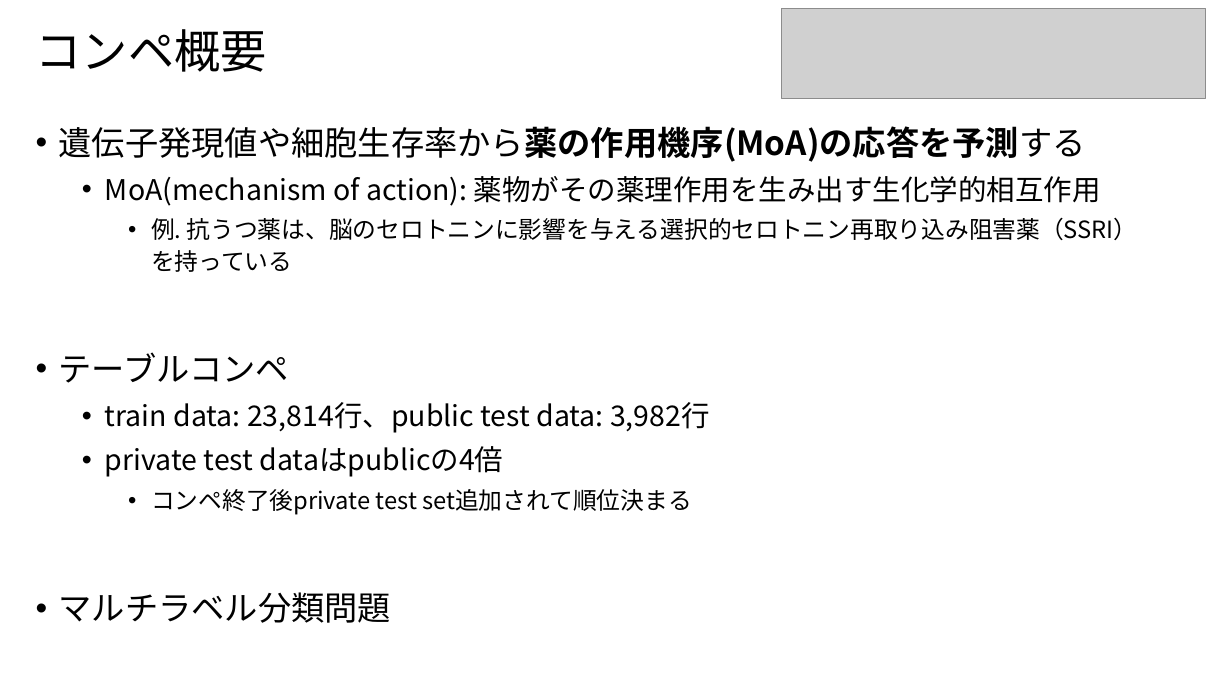
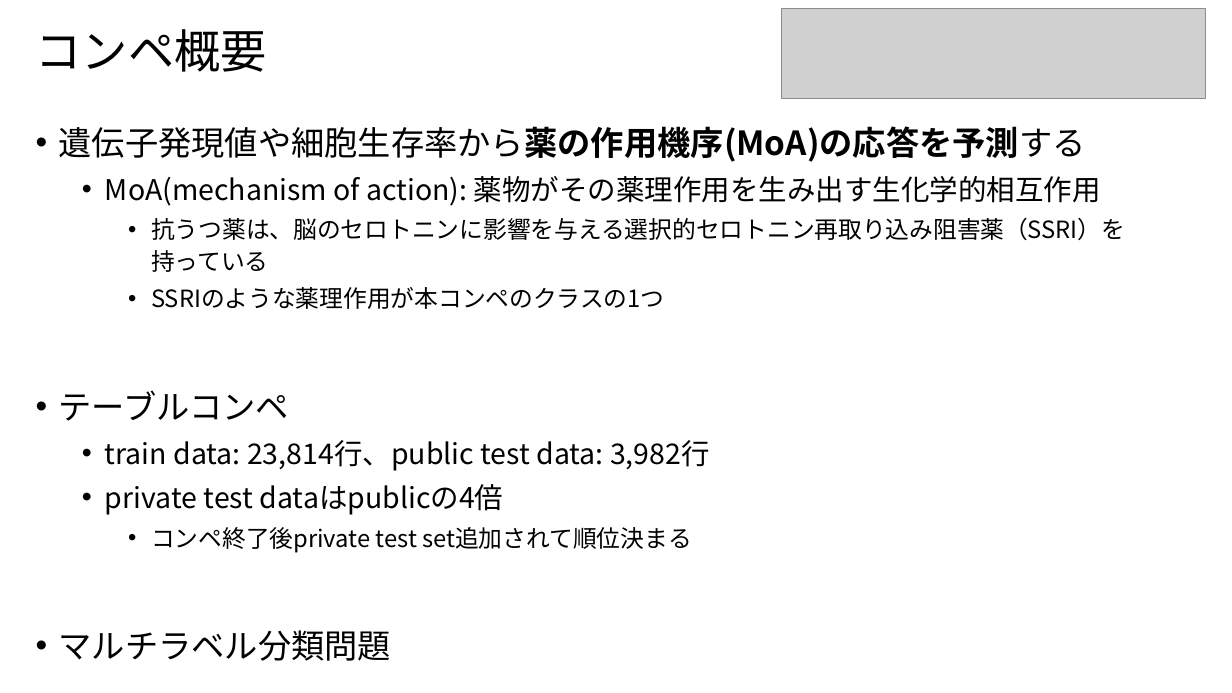
Before and after one commit to riron1206/kaggle_MoA, a slide deck: slide 2 of Kaggle_MoA.pptx. Drawn at 1232x693 pixels with LibreOffice and Linux fonts; fonts in the diff are those of the drawing; grey boxes stand for pictures. Boxes give left, top, right and bottom in pixels: in the first picture for what was removed or moved away, otherwise in the second. Text is boxed around its words. In the diff, an @@ line names an element or a change of style, - is before the commit and + after.

Commit message:
edit PPT from my_PC

```diff
--- a/Kaggle_MoA.pptx
+++ b/Kaggle_MoA.pptx
@@ text at (151,218,1125,309): text changed @@
-    • 例. 抗うつ薬は、脳のセロトニンに影響を与える選択的セロトニン再取り込み阻害薬（SSRI）を持っている
+    • 抗うつ薬は、脳のセロトニンに影響を与える選択的セロトニン再取り込み阻害薬（SSRI）を持っている
+    • SSRIのような薬理作用が本コンペのクラスの1つ
```
